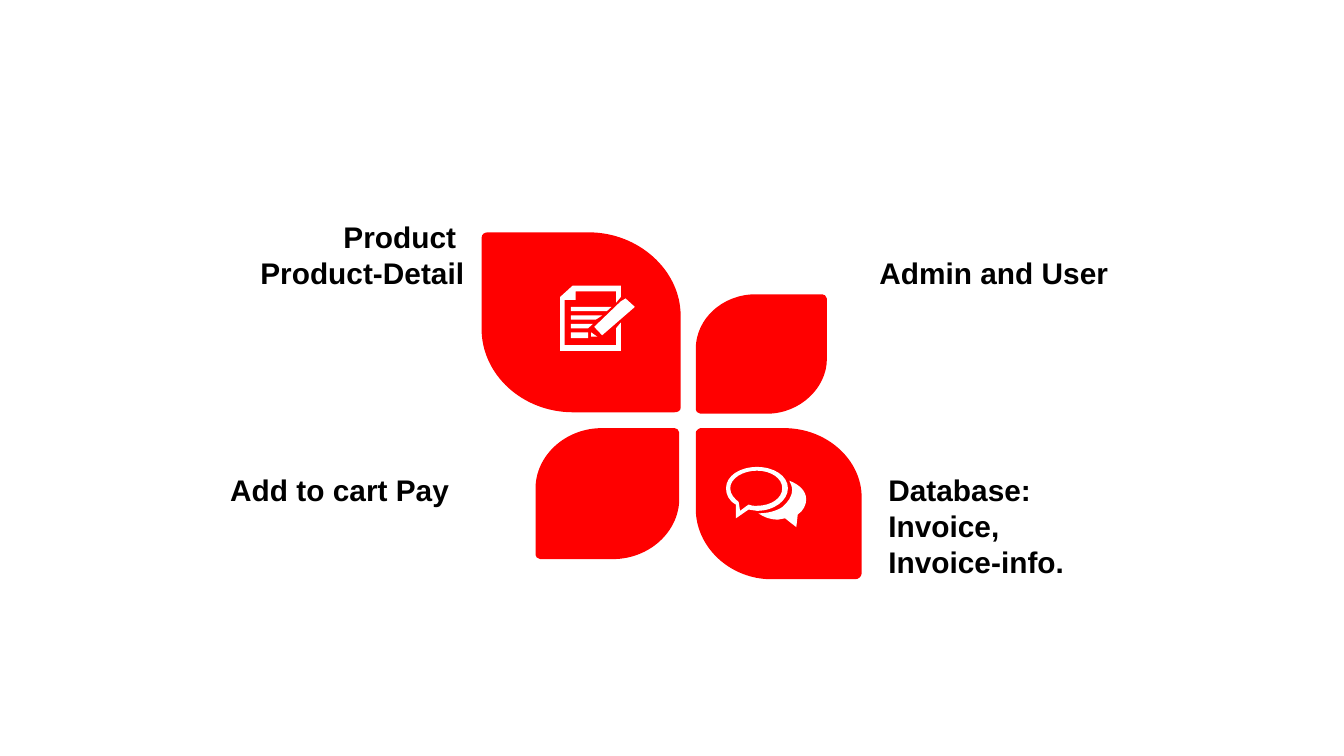
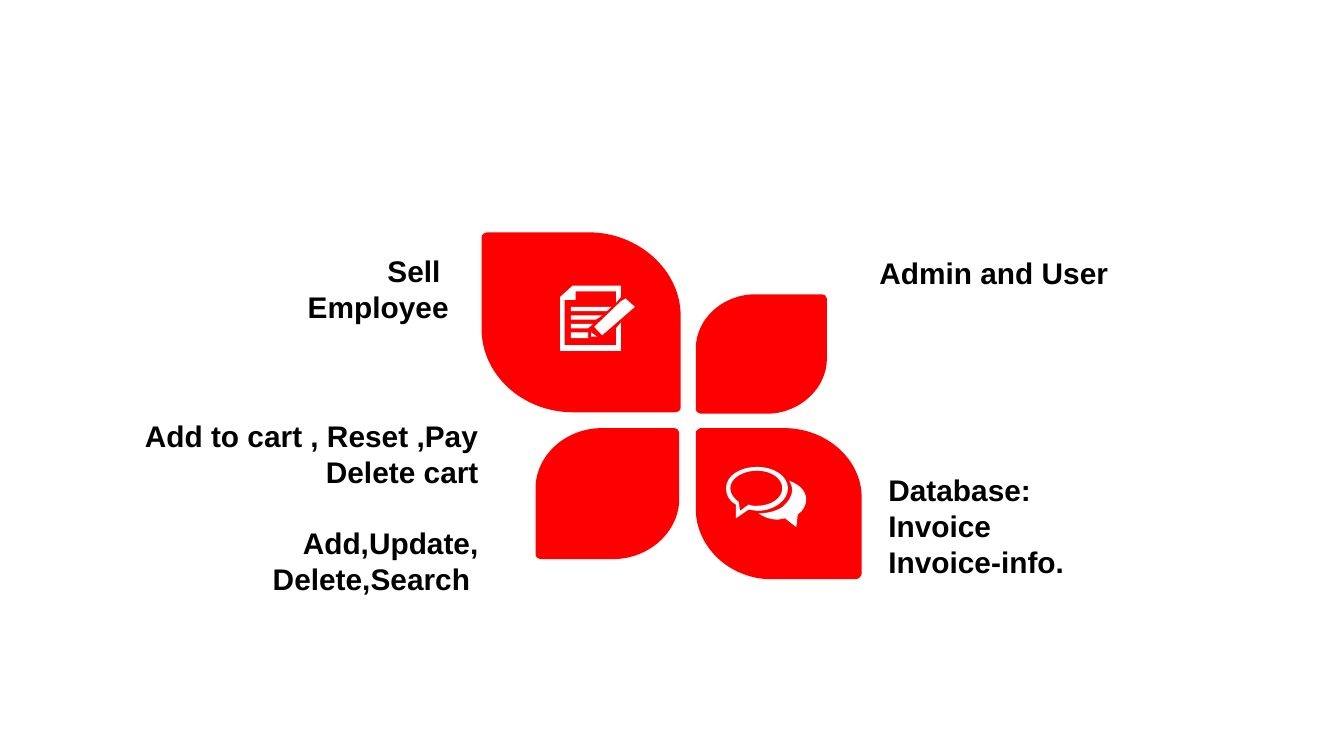
Before and after one commit to bichlienho/Group1-FlowerShop, a slide deck: slide 14 of Documents/PP.pptx. Drawn at 1344x756 pixels with LibreOffice and Linux fonts; fonts in the diff are those of the drawing. Boxes give left, top, right and bottom in pixels: in the first picture for what was removed or moved away, otherwise in the second. Text is boxed around its words. In the diff, an @@ line names an element or a change of style, - is before the commit and + after.

```diff
--- a/Documents/PP.pptx
+++ b/Documents/PP.pptx
@@ text at box(308, 260, 449, 324): text changed @@
-Product
-Product-Detail
+Sell
+Employee
@@ text at box(145, 425, 479, 595): text changed @@
-Add to cart Pay
+Add to cart , Reset ,Pay
+Delete cart
+Add,Update,
+Delete,Search
@@ text at box(888, 515, 991, 538): text changed @@
-Invoice,
+Invoice
```
Also in this commit, not shown: 6 other slides changed, 2 slides added.
